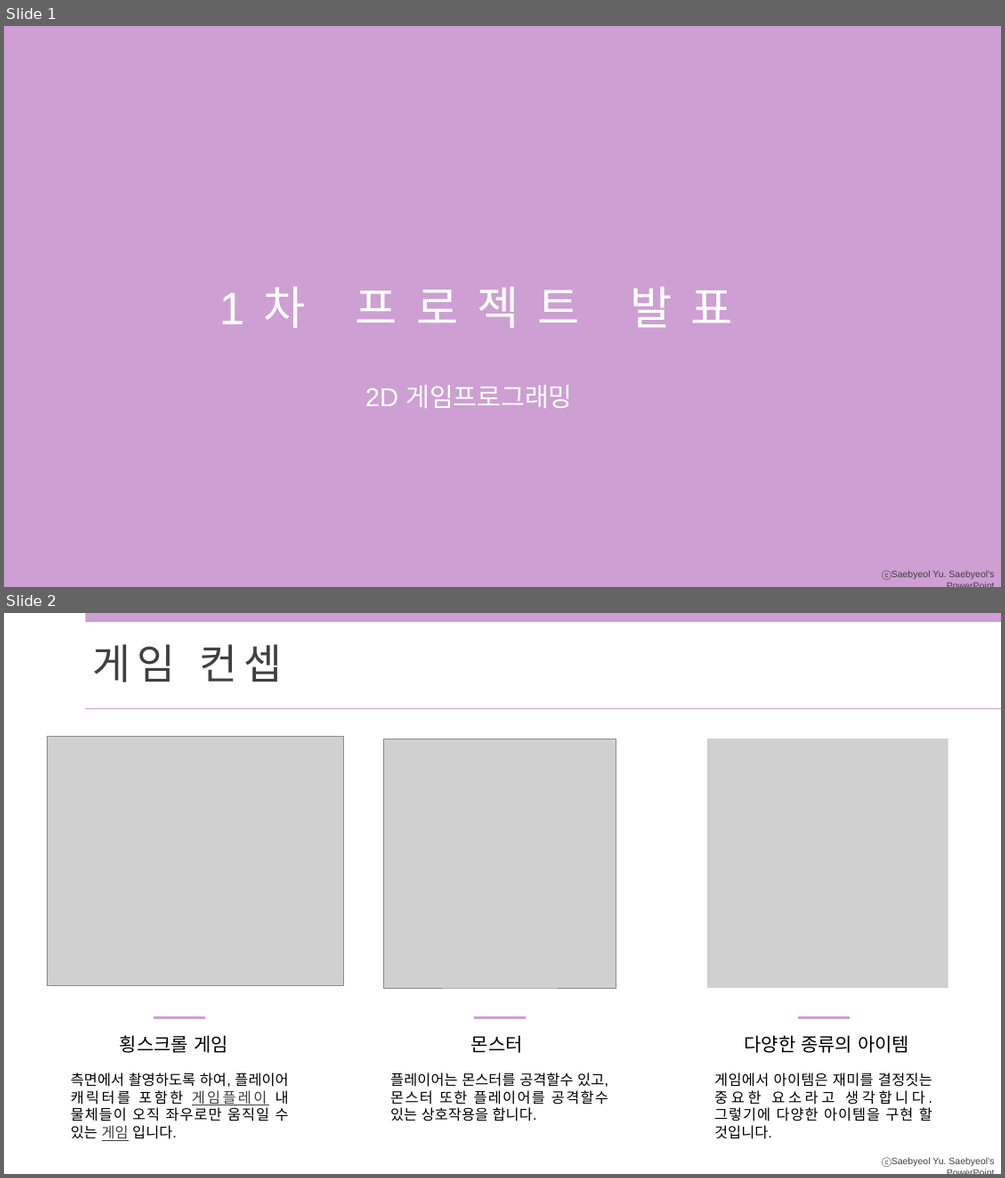
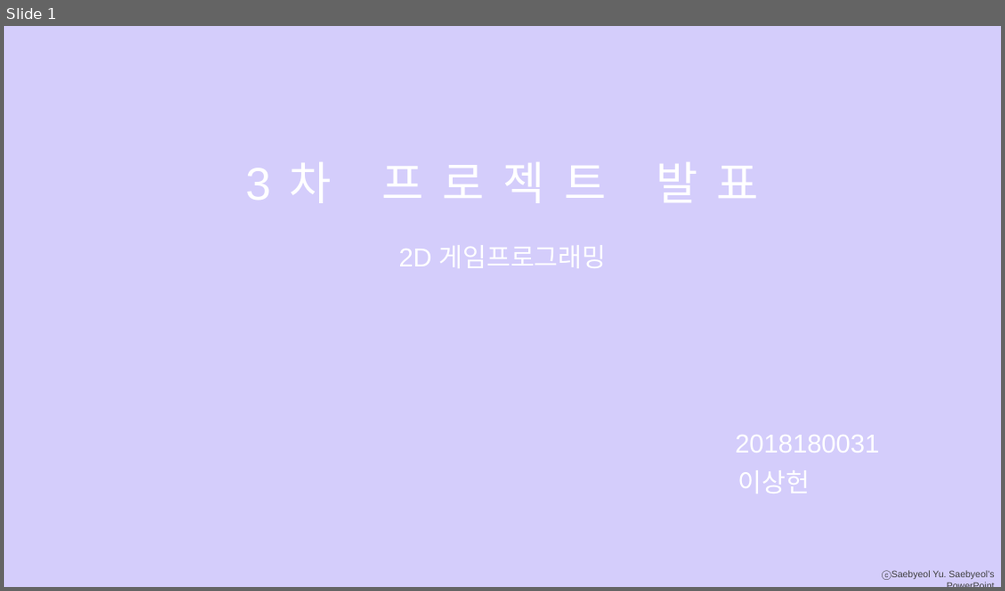
Before and after one commit to sangheonlee97/2DGP-Project, a slide deck: ppt.pptx. Shown one above the other, each under a label of ours: slides 1 and 2 before the commit, slide 1 after it. The pictures are 1005x1178 and 1005x591 pixels, drawn with LibreOffice and Linux fonts; fonts in the diff are those of the drawing; grey boxes stand for pictures. Boxes give left, top, right and bottom in pixels: in the first picture for what was removed or moved away, otherwise in the second. Text is boxed around its words. In the diff, an @@ line names an element or a change of style, - is before the commit and + after.

```diff
--- a/ppt.pptx
+++ b/ppt.pptx
@@ slide 2 removed at bbox=[4, 613, 1001, 1174], background #FFFFFF; not listed: 1 template element that a slide beside it also shows @@
@@ rectangle removed at bbox=[86, 613, 1001, 622] @@
@@ text removed at bbox=[93, 644, 282, 682] @@
-게임 컨셉
@@ line removed from (86, 709) to (1001, 709) @@
@@ picture removed at bbox=[47, 737, 343, 985] @@
@@ picture removed at bbox=[383, 738, 615, 988] @@
@@ picture removed at bbox=[707, 738, 947, 988] @@
@@ text removed at bbox=[120, 1035, 228, 1053] @@
-횡스크롤 게임
@@ line removed from (154, 1018) to (205, 1018) @@
@@ text removed at bbox=[471, 1035, 523, 1053] @@
-몬스터
@@ line removed from (474, 1018) to (526, 1018) @@
@@ text removed at bbox=[744, 1035, 909, 1053] @@
-다양한 종류의 아이템
@@ line removed from (798, 1018) to (850, 1018) @@
@@ text removed at bbox=[71, 1072, 289, 1141] @@
-측면에서 촬영하도록 하여, 플레이어 캐릭터를 포함한 게임플레이 내 물체들이 오직 좌우로만 움직일 수 있는 게임 입니다.
@@ text removed at bbox=[390, 1072, 608, 1121] @@
-플레이어는 몬스터를 공격할수 있고, 몬스터 또한 플레이어를 공격할수 있는 상호작용을 합니다.
@@ text removed at bbox=[714, 1072, 932, 1139] @@
-게임에서 아이템은 재미를 결정짓는 중요한 요소라고 생각합니다. 그렇기에 다양한 아이템을 구현 할 것입니다.
@@ slide 1 changed as well @@
@@ background #CD9FD2 to #D4CDFB @@
@@ text at bbox=[382, 162, 759, 203]: text changed @@
-1차 프로젝트 발표
+3차 프로젝트 발표
@@ text "2D 게임프로그래밍": place and size @@
-text "2D 게임프로그래밍" at bbox=[365, 385, 572, 408]
+text "2D 게임프로그래밍" at bbox=[399, 245, 606, 268]
@@ text added at bbox=[735, 435, 879, 452], 25 pt, text #FFFFFF @@
+2018180031
@@ text added at bbox=[738, 470, 809, 493], 25 pt, text #FFFFFF @@
+이상헌
```
Also in this commit, not shown: 1 other slide changed, 1 slide added, 2 other slides removed.
